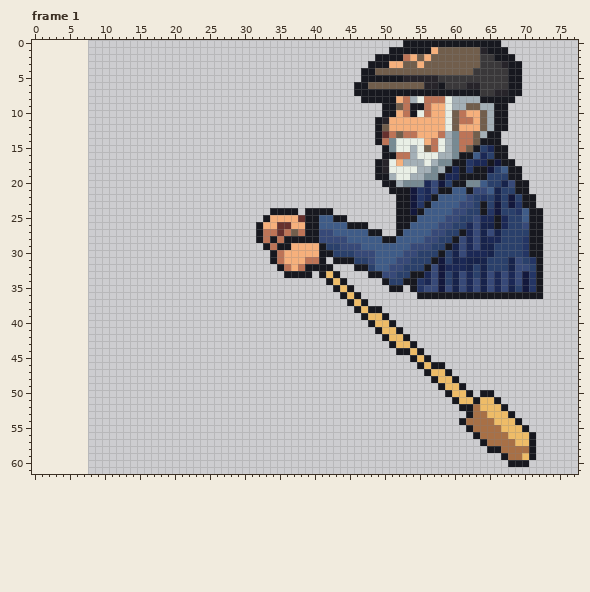
Edited in one commit: pixel-art file (art/source/rw_rower/rw_rower.aseprite). Above is the file before it was changed.
74x62 pixels, 6 frames. Shown: frame 1. The old version is drawn lined up with the new one, on the new canvas. The commit also changed other frames, which this record leaves out.
The result:
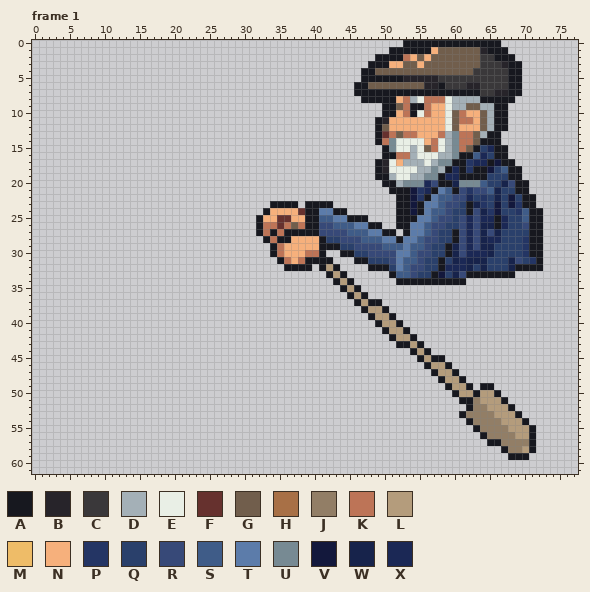
Palette (. is transparent): A #17181f  B #27242a  C #3a383a  D #a4b0b7  E #e9efe6  F #66312e  G #715e4c  H #a87046  J #927e66  K #bd7457  L #b49c7c  M #eebc68  N #f6b07c  P #243564  Q #2a406b  R #374978  S #3f5c88  T #5c7caa  U #778a93  V #13183c  W #17234b  X #1b2855
Edits made:
canvas 74x62 -> 78x62, the old top-left corner now at 8,0 (the part of the old canvas that was cut away was empty and is not shown)
Frame 1:
y 20: x 58..61 VQAA -> AAWU
y 21: x 57..62 RAASSA -> ATSARP
y 22: x 56..57 XA -> AT; x 60..62 SSR -> RRX
y 23: x 34..37 .... -> AAAA; x 39..42 .... -> AAAA; x 55..57 PAS -> ATT; x 59..64 SSRRQA -> RRQAWP
y 24: x 33..38 .AAAA. -> ANNNNF; x 41..44 AA.. -> TTAA; x 56 S -> T; x 59..64 SRRQQA -> RQQARW
y 25: x 32..33 .A -> AN; x 35..36 NN -> FF; x 38 F -> N; x 43..47 AA... -> TTAAA; x 55..56 SS -> TT; x 58 S -> R; x 60..62 RQQ -> QRX
y 26: x 33..34 NN -> KK; x 36..38 FNN -> KGK; x 41..42 SS -> RR; x 45..49 AAA.. -> STTAA; x 54..55 SS -> TT; x 57 S -> R; x 59 R -> Q; x 61 Q -> R
y 27: x 34..38 KFKGK -> AKAAA; x 43..44 SS -> RR; x 48..55 AA..ASSS -> TTAA.ATT; x 58 R -> Q; x 60..61 QA -> AR
y 28: x 32..35 AKAK -> .AKA; x 37..43 AAAARRR -> NNNNAQQ; x 45..46 SS -> RR; x 50..54 AASSS -> TTATT
y 29: x 33..36 AKAA -> .AKN; x 42..45 QQRR -> AAQQ; x 47..49 SSS -> RRR; x 53..55 SRR -> TSS
y 30: x 39..40 NN -> KK; x 42..47 AQQQRR -> ..AAQQ; x 49..56 SSSSRRQQ -> RRRTTSRR; x 58..59 AQ -> QA
y 31: x 34..36 AKN -> .AK; x 38..40 NKK -> KAA; x 42..55 .AAAQQRSSSRRQQ -> A...AAQQQRTSSR; x 57..58 AV -> QA
y 32: x 35..38 AKNK -> .AAA; x 40 A -> .; x 42..43 A. -> LA; x 46..58 AAQSSRRQQQARV -> ..AAAQTSRRQQA; x 69..71 RRQ -> AAA
y 33: x 36..39 AAAA -> ....; x 41..44 AMA. -> .ALA; x 48..57 AARRQQAAXR -> ...ASSRQQA; x 62..72 XQWRXRXRVPA -> AAAAAAA....
y 34: x 42..45 AMA. -> .ALA; x 50..52 AQQ -> ..A; x 55..72 PXRVQWRXRWRXRXRVPA -> AAAAAAA...........
y 35: x 43..46 AMA. -> .ALA; x 51..52 AA -> ..; x 54..72 APRRVRWRXRWRXRWQVPA -> ...................
y 36: x 44..47 AMA. -> .ALA; x 55..72 AAAAAAAAAAAAAAAAAA -> ..................
y 37: x 45..49 AMA.. -> .ALAA
y 38: x 46..50 AMAA. -> .ALLA
y 39: x 47..51 AMMA. -> .ALLA
y 40: x 48..52 AMMA. -> .ALLA
y 41: x 49..53 AMMA. -> .ALLA
y 42: x 50..54 AMMA. -> .ALLA
y 43: x 51..55 AMMA. -> .AALA
y 44: x 52..56 AAMA. -> ..ALA
y 45: x 54..58 AMA.. -> .ALAA
y 46: x 55..59 AMAA. -> .ALLA
y 47: x 56..60 AMMA. -> .ALLA
y 48: x 57..61 AMMA. -> .ALLA
y 49: x 58..62 AMMA. -> .ALLA; x 64..65 .. -> AA
y 50: x 59..66 AMMA.AA. -> .ALLALLA
y 51: x 60..67 AMMAMMA. -> .AAJLLLA
y 52: x 61 A -> .; x 63..68 HMMMA. -> JJLLLA
y 53: x 61..69 .AHHMMMA. -> AJJJJLLLA
y 54: x 61..70 AHHHHMMMA. -> .AJJJJLLLA
y 55: x 62..71 AHHHHMMMA. -> .AJJJJLLLA
y 56: x 63..70 AHHHHMMM -> .AJJJJLL
y 57: x 64..70 AHHHHMM -> .AAJJJJ
y 58: x 65..70 AAHHHH -> ..AJJL
y 59: x 67..71 AHHMA -> .AAA.
y 60: x 68..70 AAA -> ...
Where, in picture pixels (left, top, right, bottom), the same in both pictures:
changed: (256, 180, 543, 467)
